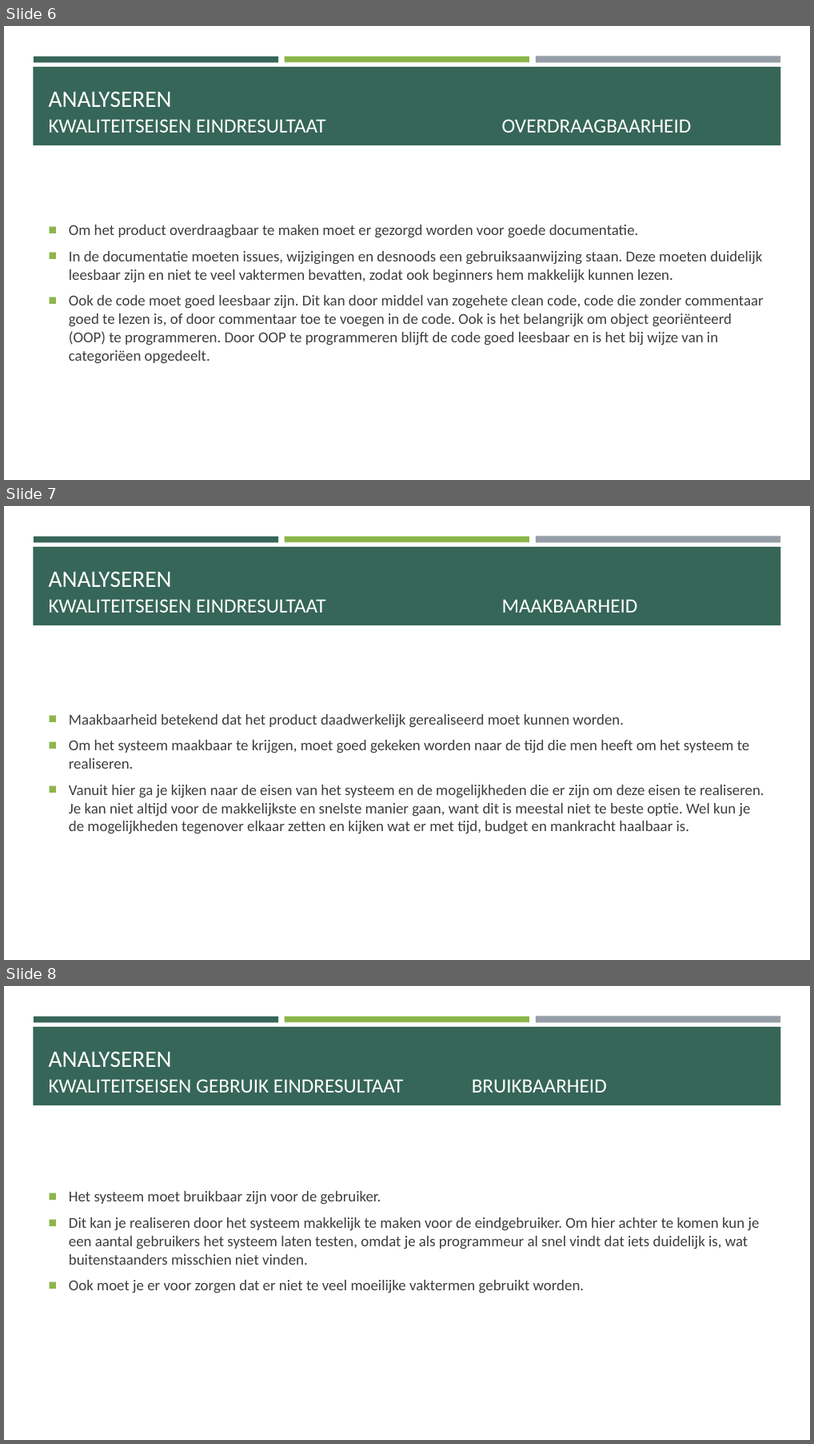
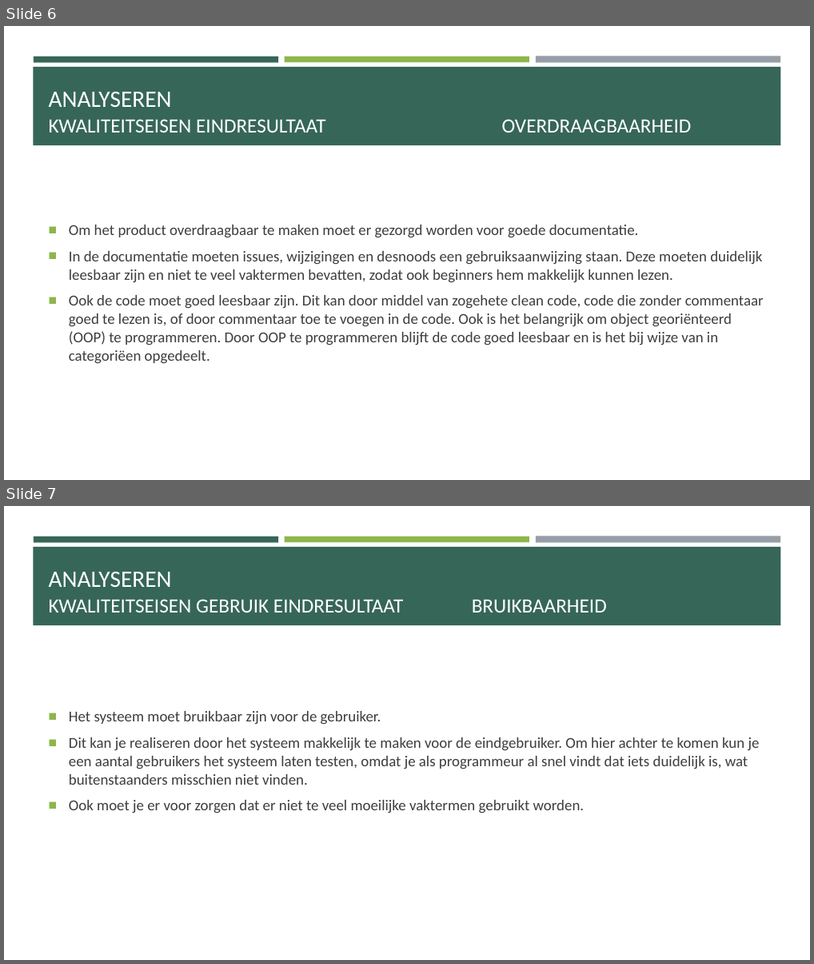
Before and after one commit to LeilaVerbeek/GroepsBank, a slide deck: LeilaVerbeek_0940566_Centralebank_V1.pptx. Shown one above the other, each under a label of ours: slides 6, 7 and 8 before the commit, slides 6 and 7 after it. The pictures are 814x1444 and 814x964 pixels, drawn with LibreOffice and Linux fonts; fonts in the diff are those of the drawing. Boxes give left, top, right and bottom in pixels: in the first picture for what was removed or moved away, otherwise in the second. Text is boxed around its words. In the diff, an @@ line names an element or a change of style, - is before the commit and + after.

```diff
--- a/LeilaVerbeek_0940566_Centralebank_V1.pptx
+++ b/LeilaVerbeek_0940566_Centralebank_V1.pptx
@@ slide 7 removed at (4, 506, 810, 960), background #FFFFFF; not listed: 4 template elements that a slide beside it also shows @@
@@ title removed at (49, 572, 638, 612) @@
-ANALYSEREN
-KWALITEITSEISEN EINDRESULTAAT MAAKBAARHEID
@@ text removed at (69, 714, 765, 834) @@
-■ Maakbaarheid betekend dat het product daadwerkelijk gerealiseerd moet kunnen worden.
-■ Om het systeem maakbaar te krijgen, moet goed gekeken worden naar de tijd die men heeft om het systeem te realiseren.
-■ Vanuit hier ga je kijken naar de eisen van het systeem en de mogelijkheden die er zijn om deze eisen te realiseren. Je kan niet altijd voor de makkelijkste en snelste manier gaan, want dit is meestal niet te beste optie. Wel kun je de mogelijkheden tegenover elkaar zetten en kijken wat er met tijd, budget en mankracht haalbaar is.
@@ what was slide 8 is now slide 7 @@
```
Also in this commit, not shown: 1 slide changed.
